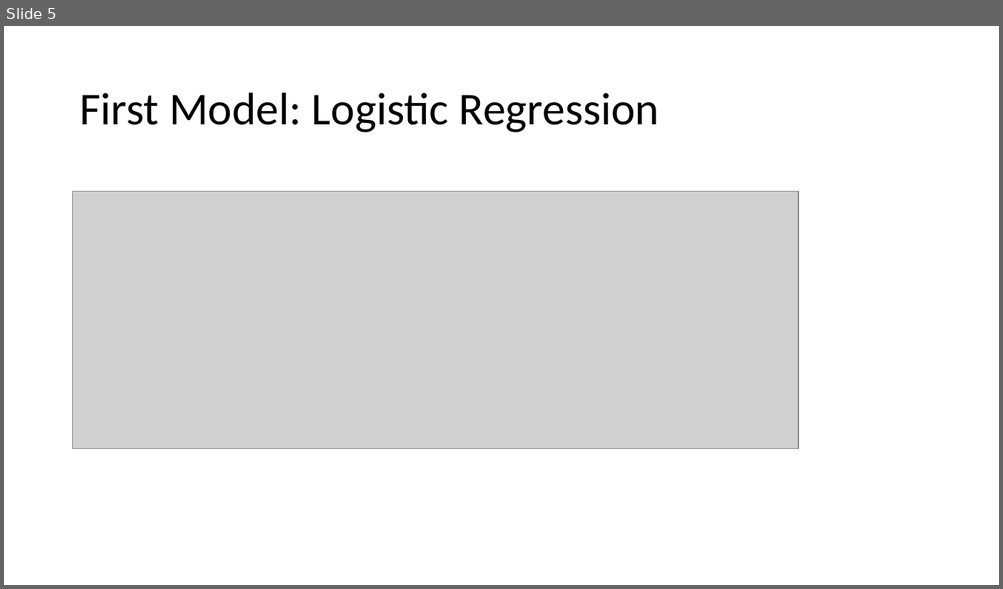
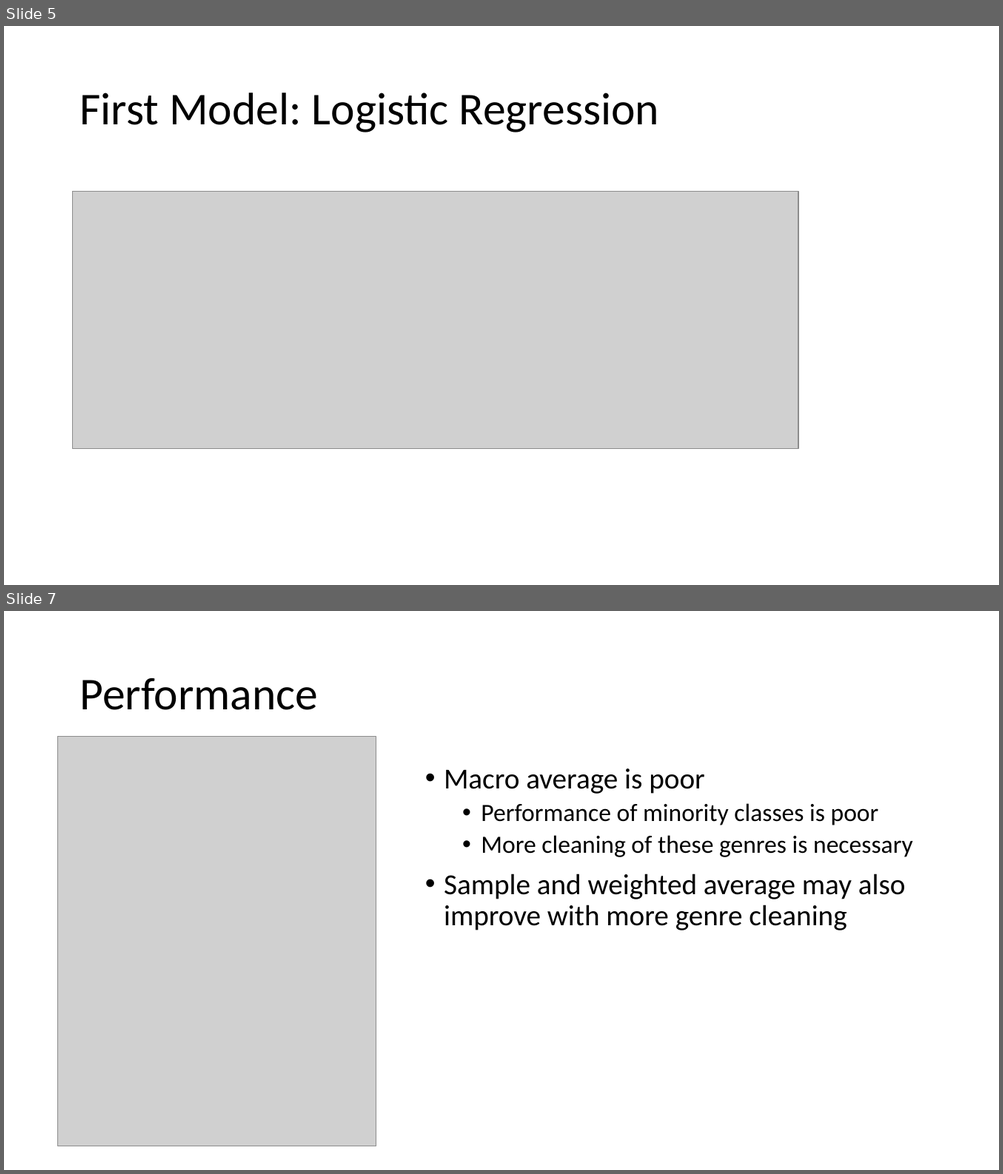
Before and after one commit to MatthiasRemta/NLP_Project, a slide deck: Presentations/session5.pptx. Shown one above the other, each under a label of ours: slide 5 before the commit, slides 5 and 7 after it; the slides between them are not shown. The pictures are 1003x589 and 1003x1174 pixels, drawn with LibreOffice and Linux fonts; fonts in the diff are those of the drawing; grey boxes stand for pictures; background and template pictures are left out. Boxes give left, top, right and bottom in pixels: in the first picture for what was removed or moved away, otherwise in the second. Text is boxed around its words. In the diff, an @@ line names an element or a change of style, - is before the commit and + after.

Commit message:
Presentation Performance slide update

```diff
--- a/Presentations/session5.pptx
+++ b/Presentations/session5.pptx
@@ slide 7 added at bbox=[4, 611, 999, 1170], background #FFFFFF @@
@@ title added at bbox=[79, 678, 318, 710], 44 pt, text #000000 @@
+Performance
@@ picture added at bbox=[58, 736, 376, 1146] @@
@@ text added at bbox=[444, 769, 913, 931], 28 pt, text #000000 @@
+• Macro average is poor
+  • Performance of minority classes is poor
+  • More cleaning of these genres is necessary
+• Sample and weighted average may also improve with more genre cleaning
```
Also in this commit, not shown: 1 slide changed.
